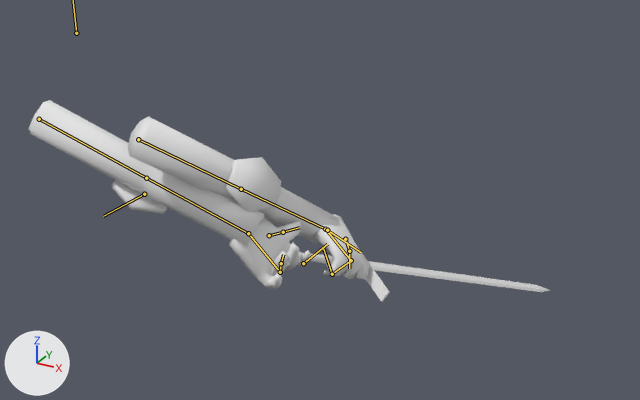
An edit to the Blender file player/models/FirstPersonArms.blend, drawn before and after from the same camera.
Both versions are drawn from a 50 mm camera at (2.52, -2.59, 0.81) aimed at (0.58, 0.95, -0.96). The lights are fixed; the arrows at lower left show +X, +Y and +Z. Both versions are drawn at frame 25 of the action 'Swing2'; the numbers are the values there. The bones that bend it are drawn over the model as lines.

The first picture shows 'Arm.L', 'Arm.R', 'Cube.003', 'Cube.007', 'Elbow.R', 'Hand.L', 'Hand.R'.
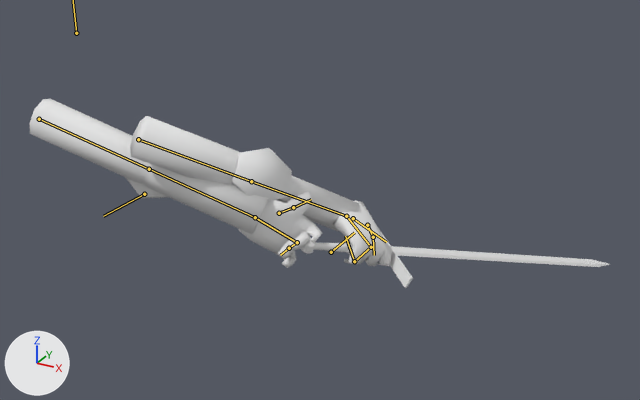
Commit message: sword bounce polish

ob_sword is not drawn itself; it is the parent of ob_swordhilt.

Boxes [x1, y1, x2, y2] around the edits, measured in the pictures (640 x 400 px):
'Arm.L', posed (7% shorter)
    before: [29, 100, 264, 246]
    after: [29, 98, 269, 234]
'Arm.R', posed (9% wider, 9% shorter)
    before: [128, 116, 338, 243]
    after: [130, 116, 359, 231]
'Hand.L', posed
    before: [229, 218, 311, 289]
    after: [238, 191, 322, 268]
'Hand.R', posed
    before: [313, 214, 370, 280]
    after: [333, 200, 393, 266]
'Elbow.R', posed (9% wider)
    before: [225, 157, 281, 212]
    after: [231, 148, 292, 202]
'Cube.003', posed (21% wider, 31% shorter)
    before: [368, 261, 549, 292]
    after: [391, 246, 610, 267]
'Cube.007', posed
    before: [112, 180, 168, 214]
    after: [125, 177, 168, 198]
'Cube.004', posed
    before: [358, 248, 390, 302]
    after: [377, 226, 413, 288]
'SwordHilt', posed
    before: [300, 253, 335, 265]
    after: [314, 242, 352, 253]
'Cylinder.001', posed
    before: [287, 251, 302, 260]
    after: [300, 238, 316, 254]
bone 'Bone.015', root to tip
    before: (327, 230) to (361, 252)
    after: (353, 218) to (386, 242)
bone 'Bone.017', root to tip
    before: (303, 263) to (327, 244)
    after: (331, 252) to (354, 232)

The edits, one by one:
Bone 'Bone.015' (bone_bone_015) moves from (0.583, 0.7, -0.554) to (0.499, 0.7, -0.419).
Bone 'Bone.017' (bone_bone_017) moves from (0.668, 0.346, 2.095) to (0.584, 0.346, 2.231).
